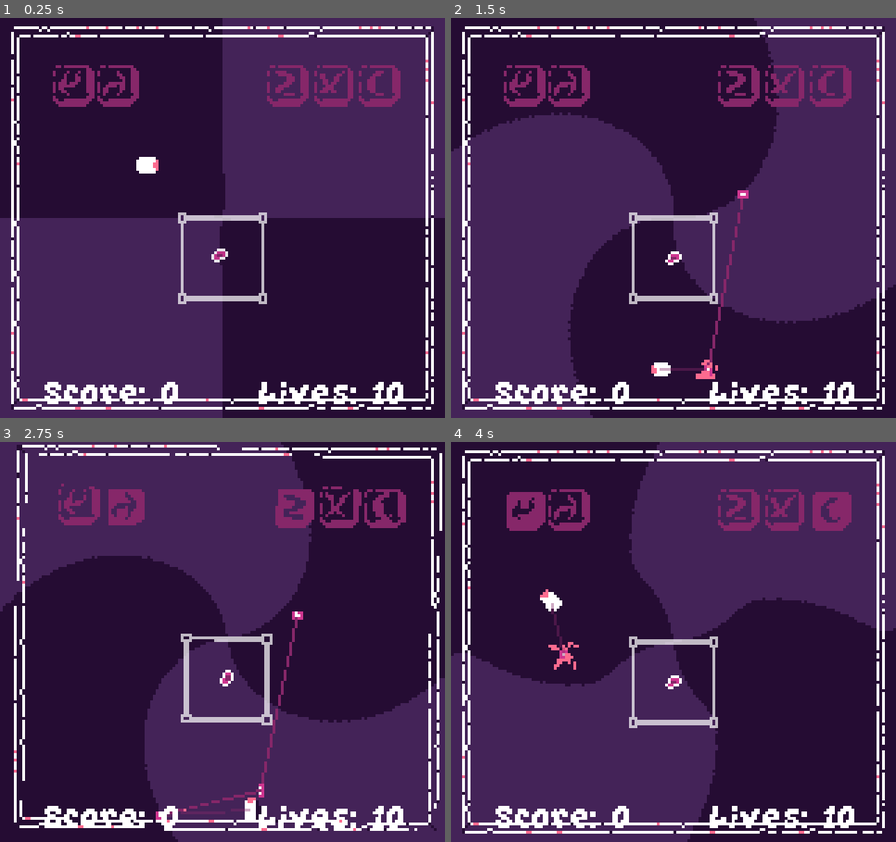
Above: before the commit, frames 1-4 (two rows, left to right).
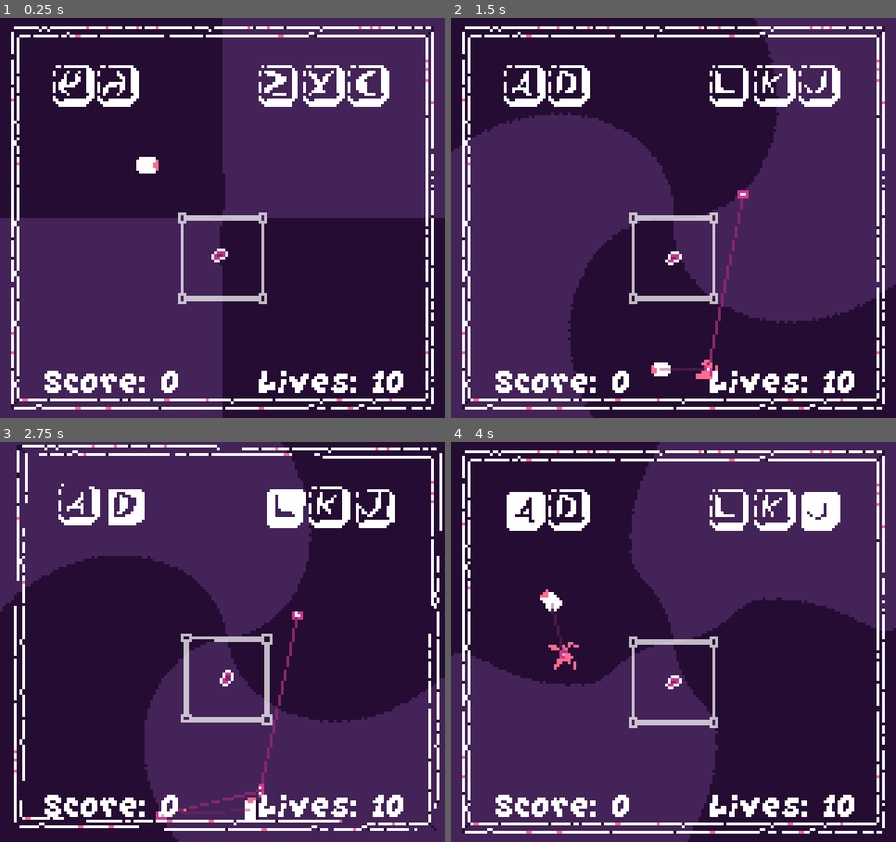
Above: after the commit, the same moments.

Repository: EdBarrancos/Signal
Game: Godot game, scene res://Game/Scenes/Game.tscn
Two runs of this game, one before a commit and one after it. Both use one fixed random seed, a clock stepped at 60 frames per second and the inputs below. Sound files missing from this copy of the repository are replaced by a short silence.
Inputs (mouse positions are in pixels of both pictures, inside the frame that each line leads up to):
- Up to frame 1 (0.25 s): no input
- Up to frame 2 (1.5 s): tap Enter at 0.5 s; move the mouse to (771, 198) at 0.52 s; hold D (RIGHT) 0.53-1.28 s; hold Z (BOOST) 0.53-1.28 s; click (771, 198) at 0.67 s; tap X (CHORD) at 0.8, 1.35 s; move the mouse to (584, 238) at 1.27 s; hold Down from 1.28 s (still down)
- Up to frame 3 (2.75 s): tap Z (BOOST) at 1.55 s; move the mouse to (267, 554) at 2.02 s; release Down at 2.03 s; hold D (RIGHT) from 2.03 s (still down); hold Z (BOOST) from 2.03 s (still down); tap X (CHORD) at 2.3 s
- Up to frame 4 (4 s): move the mouse to (651, 722) at 2.77 s; release D (RIGHT) at 2.78 s; release Z (BOOST) at 2.78 s; hold Up 2.78-3.53 s; tap X (CHORD) at 2.85, 3.8 s; click (651, 722) at 2.92 s; tap Z (BOOST) at 3.05 s; move the mouse to (807, 702) at 3.52 s; hold A (LEFT) from 3.53 s (still down); hold C (CLEAR CHORDS) from 3.53 s (still down)

The runs differ from the first frame. In frame 1, 5.3% of the frame differs, in the area x 10-91%, y 11-97%; in frame 2, 5.2%; in frame 3, 5.5%; in frame 4, 5.7%.

Commit message:
Update Tutorial

Diff:
--- a/project/Stages/Arena/Scenes/Arena.tscn
+++ b/project/Stages/Arena/Scenes/Arena.tscn
@@ -7,6 +7,7 @@
 [ext_resource path="res://Stages/Arena/Scripts/GameStates.gd" type="Script" id=5]
 [ext_resource path="res://Stages/Arena/Scripts/InitialGameState.gd" type="Script" id=6]
 [ext_resource path="res://Stages/Arena/Scripts/NoteSpawner.gd" type="Script" id=7]
+[ext_resource path="res://Stages/Scenes/KeyTutorial.tscn" type="PackedScene" id=8]
 [ext_resource path="res://Stages/Arena/Scenes/Boundaries.tscn" type="PackedScene" id=9]
 [ext_resource path="res://Stages/Arena/Scripts/NormalGameState.gd" type="Script" id=10]
 [ext_resource path="res://Stages/Scenes/CameraTransiction.tscn" type="PackedScene" id=11]
@@ -15,11 +16,15 @@
 [ext_resource path="res://Stages/Arena/Scripts/CanvasLayer.gd" type="Script" id=14]
 [ext_resource path="res://fonts/GrapeSoda.ttf" type="DynamicFontData" id=15]
 [ext_resource path="res://assets/visual/Keys/ArrowLeft-Sheet.png" type="Texture" id=16]
-[ext_resource path="res://Stages/Arena/Scripts/Key.gd" type="Script" id=17]
+[ext_resource path="res://assets/visual/Keys/D-Sheet.png" type="Texture" id=17]
 [ext_resource path="res://assets/visual/Keys/ArrowRight-Sheet.png" type="Texture" id=18]
 [ext_resource path="res://assets/visual/Keys/Z-Sheet.png" type="Texture" id=19]
 [ext_resource path="res://assets/visual/Keys/X-Sheet.png" type="Texture" id=20]
 [ext_resource path="res://assets/visual/Keys/C-Sheet.png" type="Texture" id=21]
+[ext_resource path="res://assets/visual/Keys/A-Sheet.png" type="Texture" id=22]
+[ext_resource path="res://assets/visual/Keys/L-Sheet.png" type="Texture" id=23]
+[ext_resource path="res://assets/visual/Keys/J-Sheet.png" type="Texture" id=24]
+[ext_resource path="res://assets/visual/Keys/K-Sheet.png" type="Texture" id=25]
 
 [sub_resource type="DynamicFont" id=31]
 font_data = ExtResource( 15 )
@@ -36,8 +41,6 @@
 
 [node name="Player" parent="." instance=ExtResource( 1 )]
 position = Vector2( 30, 51 )
-
-[node name="CanvasLayer" type="CanvasLayer" parent="."]
 
 [node name="Notes" type="Node2D" parent="."]
 
@@ -77,40 +80,37 @@
 [node name="Tutorial2" type="Node2D" parent="GameStates/InitialGameState"]
 z_index = -1
 
-[node name="LEFT" type="Sprite" parent="GameStates/InitialGameState/Tutorial2"]
-position = Vector2( 21, 20 )
-texture = ExtResource( 16 )
-hframes = 2
-script = ExtResource( 17 )
-input_expected = "LEFT"
+[node name="LEFT" parent="GameStates/InitialGameState/Tutorial2" instance=ExtResource( 8 )]
+arrow_keyboard_texture = ExtResource( 16 )
+awsd_keyboard_texture = ExtResource( 22 )
 
-[node name="RIGHT" type="Sprite" parent="GameStates/InitialGameState/Tutorial2"]
+[node name="RIGHT" parent="GameStates/InitialGameState/Tutorial2" instance=ExtResource( 8 )]
 position = Vector2( 39, 20 )
 texture = ExtResource( 18 )
-hframes = 2
-script = ExtResource( 17 )
 input_expected = "RIGHT"
+arrow_keyboard_texture = ExtResource( 18 )
+awsd_keyboard_texture = ExtResource( 17 )
 
-[node name="BOOST" type="Sprite" parent="GameStates/InitialGameState/Tutorial2"]
-position = Vector2( 106, 20 )
+[node name="BOOST" parent="GameStates/InitialGameState/Tutorial2" instance=ExtResource( 8 )]
+position = Vector2( 102, 20 )
 texture = ExtResource( 19 )
-hframes = 2
-script = ExtResource( 17 )
 input_expected = "BOOST"
+arrow_keyboard_texture = ExtResource( 19 )
+awsd_keyboard_texture = ExtResource( 23 )
 
-[node name="CHORD" type="Sprite" parent="GameStates/InitialGameState/Tutorial2"]
-position = Vector2( 124, 20 )
+[node name="CHORD" parent="GameStates/InitialGameState/Tutorial2" instance=ExtResource( 8 )]
+position = Vector2( 120, 20 )
 texture = ExtResource( 20 )
-hframes = 2
-script = ExtResource( 17 )
 input_expected = "CHORD"
+arrow_keyboard_texture = ExtResource( 20 )
+awsd_keyboard_texture = ExtResource( 25 )
 
-[node name="CLEAR" type="Sprite" parent="GameStates/InitialGameState/Tutorial2"]
-position = Vector2( 142, 20 )
+[node name="CLEAR" parent="GameStates/InitialGameState/Tutorial2" instance=ExtResource( 8 )]
+position = Vector2( 138, 20 )
 texture = ExtResource( 21 )
-hframes = 2
-script = ExtResource( 17 )
 input_expected = "CLEAR CHORDS"
+arrow_keyboard_texture = ExtResource( 21 )
+awsd_keyboard_texture = ExtResource( 24 )
 
 [node name="NormalGameState" type="Node" parent="GameStates"]
 script = ExtResource( 10 )
@@ -121,7 +121,7 @@
 position = Vector2( 80, 72 )
 rotating = true
 current = true
-zoom = Vector2( 1.3, 1.3 )
+zoom = Vector2( 1.4, 1.4 )
 script = ExtResource( 2 )
 __meta__ = {
 "_edit_lock_": true
@@ -145,9 +145,9 @@
 
 [node name="ScoreLabel" type="RichTextLabel" parent="GameStates/NormalGameState/CanvasLayer"]
 margin_left = 1.0
-margin_top = 127.0
+margin_top = 123.0
 margin_right = 80.0
-margin_bottom = 144.0
+margin_bottom = 140.0
 custom_fonts/normal_font = SubResource( 31 )
 bbcode_enabled = true
 bbcode_text = "[center]Score: 0[/center]"
@@ -155,9 +155,9 @@
 
 [node name="LivesLabel" type="RichTextLabel" parent="GameStates/NormalGameState/CanvasLayer"]
 margin_left = 80.0
-margin_top = 127.0
+margin_top = 123.0
 margin_right = 159.0
-margin_bottom = 144.0
+margin_bottom = 140.0
 custom_fonts/normal_font = SubResource( 32 )
 bbcode_enabled = true
 bbcode_text = "[center]Lives: 10[/center]"
--- a/project/Stages/Arena/Scripts/Key.gd
+++ b/project/Stages/Arena/Scripts/Key.gd
@@ -5,8 +5,10 @@
 export var arrow_keyboard_texture : Texture
 export var awsd_keyboard_texture : Texture
 
+onready var sprite = self
+
 func _ready():
-	pass
+	KeyBindings.connect("input_changed", self, "input_changed")
 
 func init(parent):
 	pass
@@ -16,3 +18,10 @@
 		self.frame = 1
 	else:
 		self.frame = 0
+
+func input_changed():
+	if KeyBindings.is_playing_with_keyboard():
+		if KeyBindings.is_using_arrows_right():
+			sprite.texture = arrow_keyboard_texture
+		else:
+			sprite.texture = awsd_keyboard_texture
--- /dev/null
+++ b/project/Stages/Scenes/KeyTutorial.tscn
@@ -0,0 +1,11 @@
+[gd_scene load_steps=3 format=2]
+
+[ext_resource path="res://Stages/Arena/Scripts/Key.gd" type="Script" id=1]
+[ext_resource path="res://assets/visual/Keys/ArrowLeft-Sheet.png" type="Texture" id=2]
+
+[node name="KeyTutorial" type="Sprite"]
+position = Vector2( 21, 20 )
+texture = ExtResource( 2 )
+hframes = 2
+script = ExtResource( 1 )
+input_expected = "LEFT"
Not shown: 1 places in project/Stages/Arena/Scenes/Arena.tscn that only renumber resources
Binary file added: project/assets/visual/Keys/A-Sheet.png
Not shown, added: project/assets/visual/Keys/A-Sheet.png.import
Binary file changed: project/assets/visual/Keys/ArrowLeft-Sheet.png
Binary file changed: project/assets/visual/Keys/ArrowRight-Sheet.png
Binary file changed: project/assets/visual/Keys/C-Sheet.png
Binary file added: project/assets/visual/Keys/D-Sheet.png
Not shown, added: project/assets/visual/Keys/D-Sheet.png.import
Binary file added: project/assets/visual/Keys/J-Sheet.png
Not shown, added: project/assets/visual/Keys/J-Sheet.png.import
Binary file added: project/assets/visual/Keys/K-Sheet.png
Not shown, added: project/assets/visual/Keys/K-Sheet.png.import
(and 15 more such lines)
